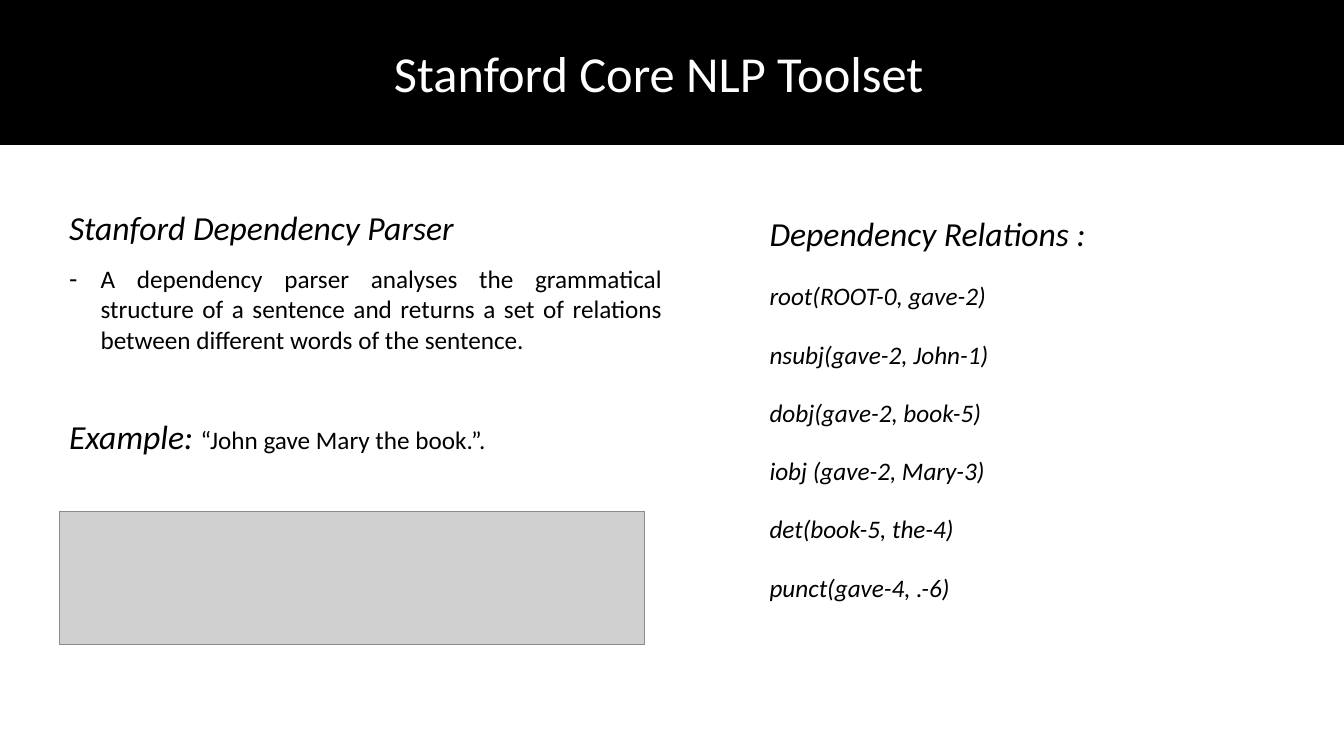
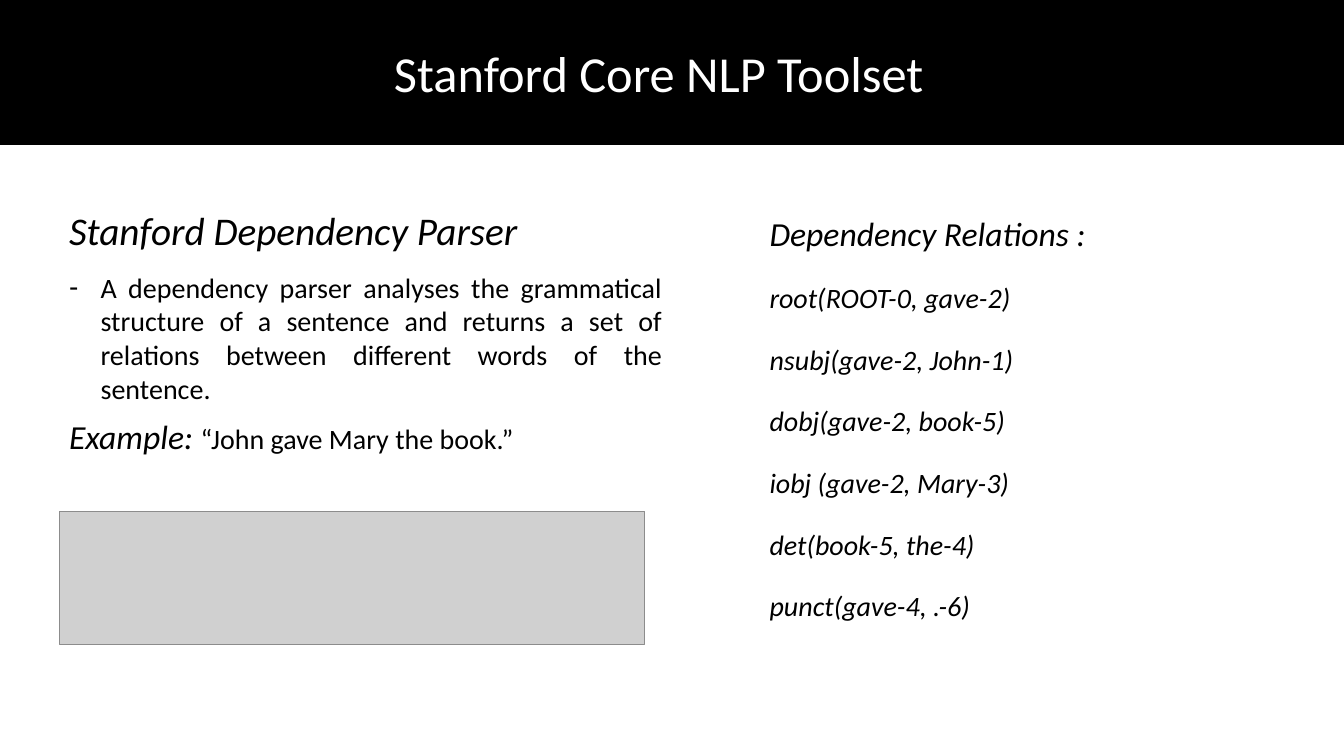
Before and after one commit to DhruvaPendharkar/thesis-project, a slide deck: slide 25 of Notes/ThesisPresentation.pptx (slide 20 before the commit). Drawn at 1344x756 pixels with LibreOffice and Linux fonts; fonts in the diff are those of the drawing; grey boxes stand for pictures. Boxes give left, top, right and bottom in pixels: in the first picture for what was removed or moved away, otherwise in the second. Text is boxed around its words. In the diff, an @@ line names an element or a change of style, - is before the commit and + after.

```diff
--- a/Notes/ThesisPresentation.pptx
+++ b/Notes/ThesisPresentation.pptx
@@ text "Stanford Dependency Parser" at (x1=69, y1=217, x2=662, y2=400): size 24 to 28 pt in "Stanford Dependency Parser"; size 18 to 20 pt in "A dependency parser analyses the grammatical structure ..." @@
@@ text at (x1=770, y1=287, x2=1013, y2=621): size 18 to 20 pt in "root(ROOT-0, gave-2)", "nsubj(gave-2, John-1)", "dobj(gave-2, book-5)", "iobj (gave-2, Mary-3)" and 2 more places @@
@@ text at (x1=69, y1=425, x2=514, y2=455): text changed; size 18 to 20 pt @@
-Example: “John gave Mary the book.”.
+Example: “John gave Mary the book.”
```
Also in this commit, not shown: 14 other slides changed, 8 slides added, 1 slide removed.
